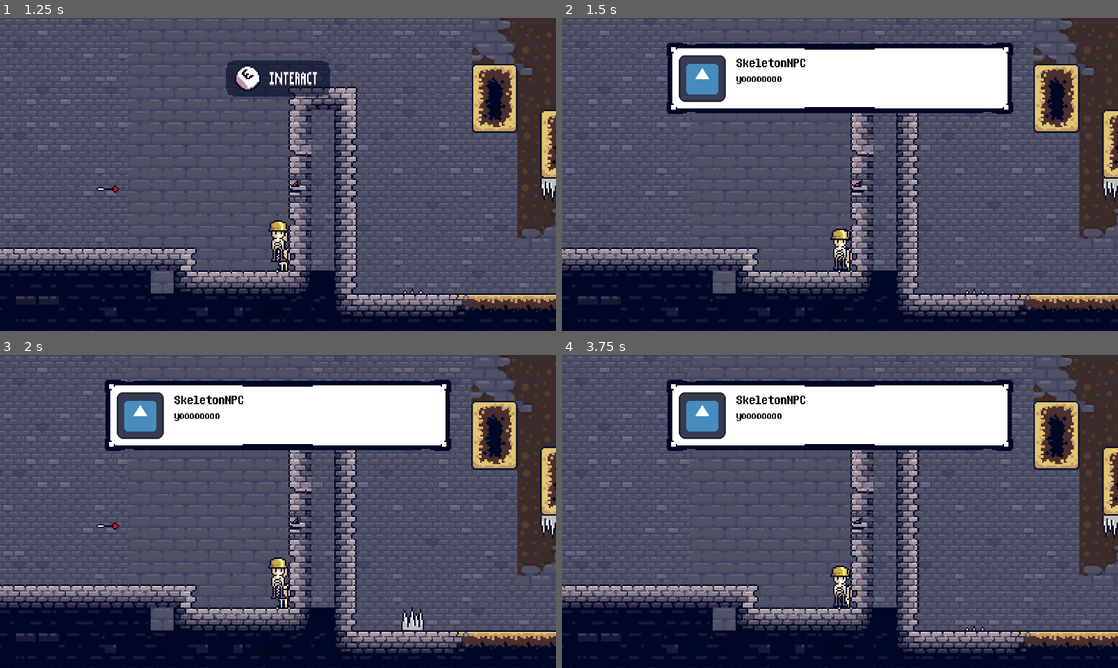
Above: before the commit, frames 1-4 (two rows, left to right).
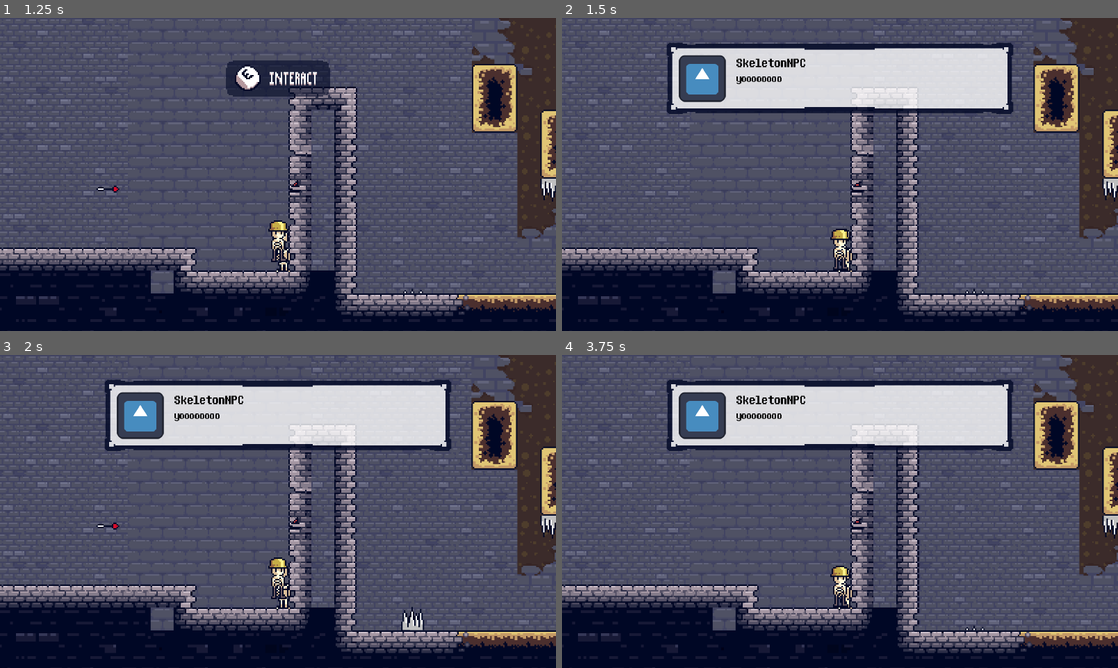
Above: after the commit, the same moments.

Repository: Lukko-Digital/You-Made-The-Dungeon
Game: Godot game, scene res://scenes/level1.tscn
Same seed, same stepped clock (60 frames per second), same inputs: the game is played once before the commit and once after it. The engine's default icon, where the game draws it, is replaced by a stand-in: a white triangle on a blue panel in a dark square.
Inputs:
- Up to frame 1 (1.25 s): hold D (right) from 0.53 s (still down); tap E (interact) at 0.6 s; tap Space (jump) at 0.77 s
- Up to frame 2 (1.5 s): keep holding D (right); tap E (interact) at 1.35 s
- Up to frame 3 (2 s): keep holding D (right); tap Space (jump) at 1.52 s
- Up to frame 4 (3.75 s): release D (right) at 2.03 s; hold A (left) 2.03-2.78 s; tap E (interact) at 2.1, 2.85, 3.6 s; hold D (right) from 2.78 s (still down); tap Space (jump) at 3.02 s

Frame 1 is identical in both runs. In frame 2, 9.6% of the frame differs, in the area x 19-81%, y 9-31%; in frame 3, 9.6%; in frame 4, 9.6%.
Error in both runs: Invalid assignment of property or key 'parameters/conditions/not_shot' with value of type 'bool' on a base object of type 'AnimationTree'. (res://scripts/playe…

Commit message:
80% textbox opacity

Diff:
--- a/scenes/ui.tscn
+++ b/scenes/ui.tscn
@@ -79,6 +79,7 @@
 }
 
 [node name="DialogueBox" type="NinePatchRect" parent="HBoxContainer/VBoxContainer/MarginContainer2"]
+self_modulate = Color(1, 1, 1, 0.8)
 custom_minimum_size = Vector2(0, 120)
 layout_mode = 2
 texture = ExtResource("2_6wxhs")
